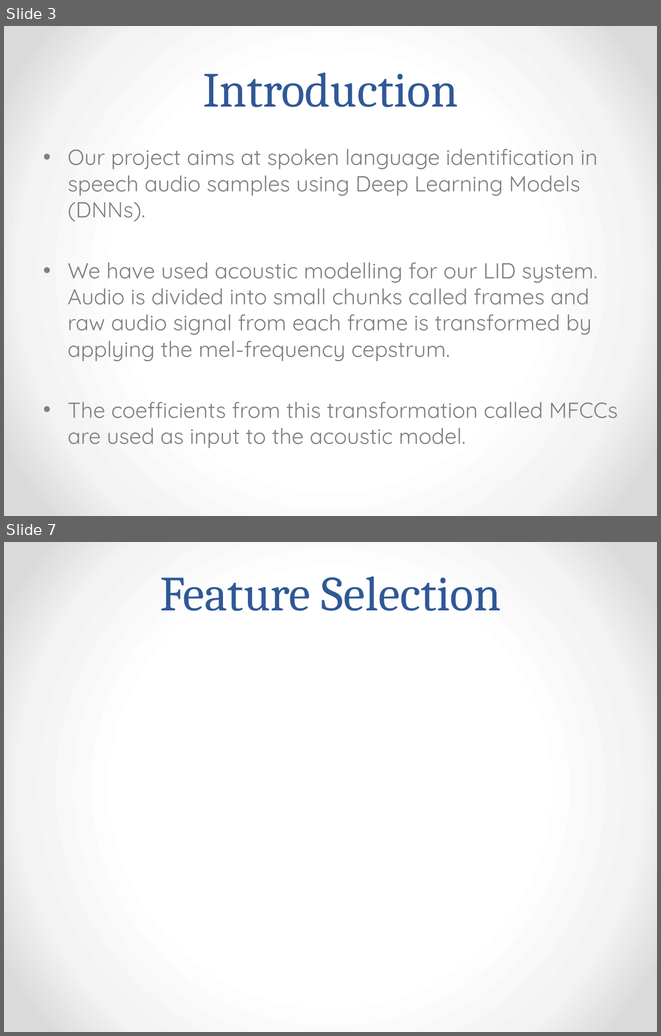
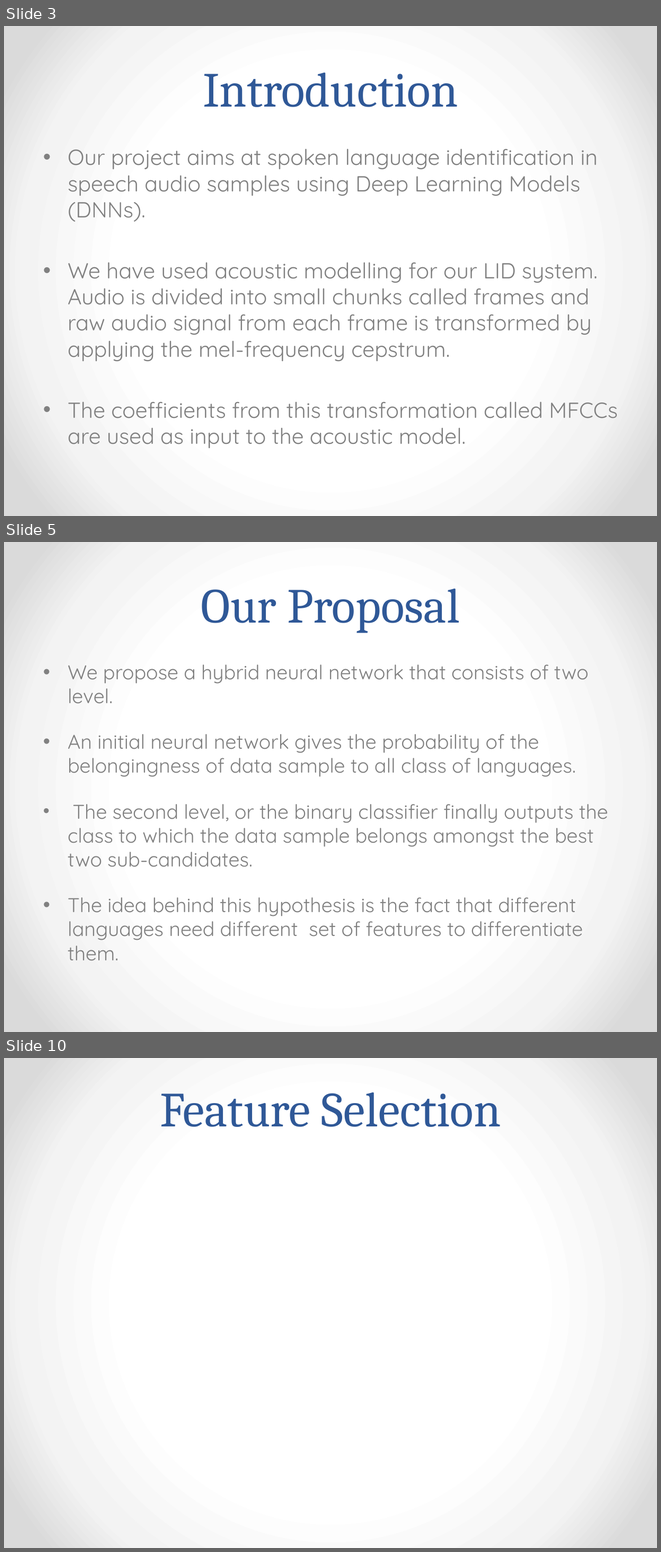
Before and after one commit to AudioExtractors/LanguageDetection, a slide deck: Docs/Presentation.pptx. Shown one above the other, each under a label of ours: slides 3 and 7 before the commit, slides 3, 5 and 10 after it; the slides between them are not shown. The pictures are 661x1036 and 661x1552 pixels, drawn with LibreOffice and Linux fonts; fonts in the diff are those of the drawing; grey boxes stand for pictures. Boxes give left, top, right and bottom in pixels: in the first picture for what was removed or moved away, otherwise in the second. Text is boxed around its words. In the diff, an @@ line names an element or a change of style, - is before the commit and + after.

```diff
--- a/Docs/Presentation.pptx
+++ b/Docs/Presentation.pptx
@@ slide 5 added at <box>4,542,657,1032</box>, background gradient #FFFFFF to #F4F4F4 to #DADADA @@
@@ title added at <box>201,588,460,633</box>, 54 pt, text #2F5897 @@
+Our Proposal
@@ text added at <box>68,664,608,961</box>, 22 pt, text #808080 @@
+• We propose a hybrid neural network that consists of two level.
+• An initial neural network gives the probability of the belongingness of data sample to all class of languages.
+• The second level, or the binary classifier finally outputs the class to which the data sample belongs amongst the best two sub-candidates.
+• The idea behind this hypothesis is the fact that different languages need different set of features to differentiate them.
@@ what was slide 7 is now slide 10 @@
```
Also in this commit, not shown: 2 slides changed, 15 other slides added, 2 slides removed.
